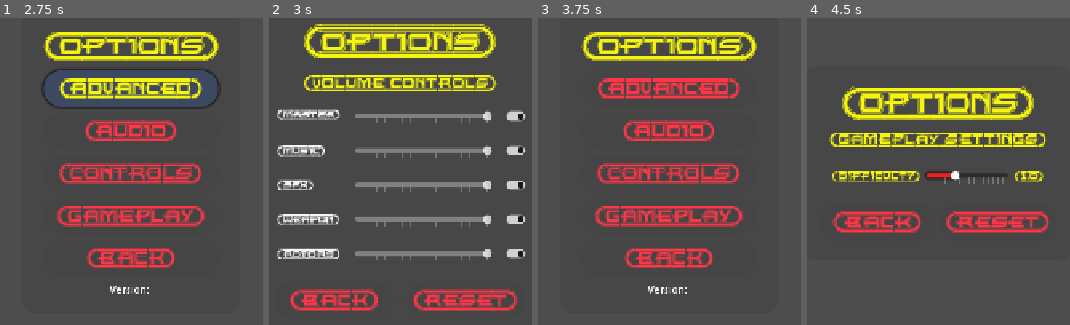
Above: before the commit, frames 1-4 (left to right).
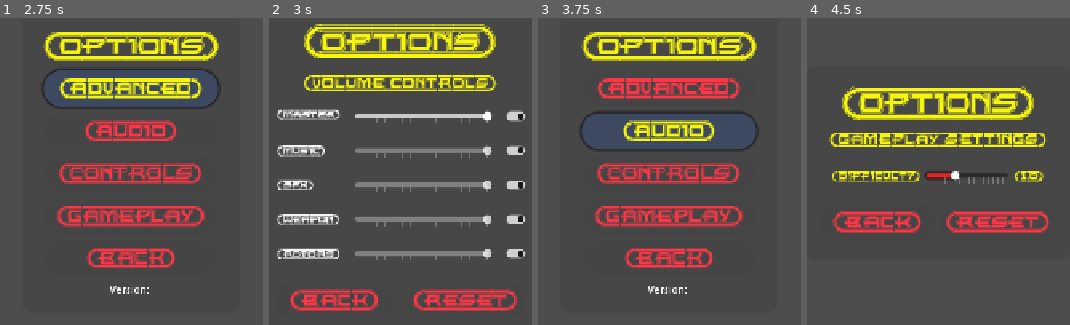
Above: after the commit, the same moments.

Repository: ikostan/SkyLockAssault
Game: Godot game, scene res://scenes/options_menu.tscn
The game is run twice, just before and just after one commit, with the same random seed, the same clock (stepped at 60 frames per second) and the same inputs. This scene is started directly instead of the project's main scene. Video files are missing from this copy of the repository; at most half a second of black plays in their place. Sound files missing from this copy of the repository are replaced by a short silence.
Inputs:
- Up to frame 1 (2.75 s): click "{ADVANCED}" at 0.5 s; click "INFO" at 1.25 s; click "{BACK}" at 2 s
- Up to frame 2 (3 s): click "{AUDIO}" at 2.75 s
- Up to frame 3 (3.75 s): click "{BACK}" at 3.5 s
- Up to frame 4 (4.5 s): click "{GAMEPLAY}" at 4.25 s

Frame 1 is identical in both runs. In frame 2, 0.7% of the frame differs, in the area x 32-85%, y 30-34%; in frame 3, 7.8%, in the area x 16-84%, y 30-43%; in frame 4, nothing differs.

Commit message:
Add rounded focus styles and audio focus fixes
Replace StyleBoxEmpty with StyleBoxFlat (rounded corners + shadow) for mute/focus visuals in volume control scenes and update theme references. Add explicit menu_controls and call to Globals.ensure_initial_focus in audio_settings.gd to prevent focus stealing. Restore focus correctly when returning from Audio Settings: call OptionsMenu.grab_focus_on_audio_settings_button or triple-deferred grab_focus on Main Menu's Start button. Implement grab_focus_on_audio_settings_button in options_menu.gd to centralize the focus behavior.

Diff:
--- a/scenes/volume_controls/master_volume_control.tscn
+++ b/scenes/volume_controls/master_volume_control.tscn
@@ -3,7 +3,12 @@
 [ext_resource type="FontFile" uid="uid://borwvgqdgawbj" path="res://files/fonts/EMPIREST.TTF" id="1_xrowc"]
 [ext_resource type="Script" uid="uid://8hd1kvmb5bt1" path="res://scripts/volume_slider.gd" id="2_xrowc"]
 
-[sub_resource type="StyleBoxEmpty" id="StyleBoxEmpty_e871p"]
+[sub_resource type="StyleBoxFlat" id="StyleBoxFlat_e871p"]
+corner_radius_top_left = 20
+corner_radius_top_right = 20
+corner_radius_bottom_right = 20
+corner_radius_bottom_left = 20
+shadow_size = 5
 
 [node name="Master" type="Control"]
 layout_mode = 3
@@ -45,7 +50,7 @@
 size_flags_horizontal = 10
 tooltip_text = "Mute all"
 focus_neighbor_left = NodePath("../HSlider")
-theme_override_styles/focus = SubResource("StyleBoxEmpty_e871p")
+theme_override_styles/focus = SubResource("StyleBoxFlat_e871p")
 button_pressed = true
 icon_alignment = 2
 vertical_icon_alignment = 0
--- a/scenes/volume_controls/music_volume_control.tscn
+++ b/scenes/volume_controls/music_volume_control.tscn
@@ -3,7 +3,12 @@
 [ext_resource type="FontFile" uid="uid://borwvgqdgawbj" path="res://files/fonts/EMPIREST.TTF" id="1_ami7e"]
 [ext_resource type="Script" uid="uid://8hd1kvmb5bt1" path="res://scripts/volume_slider.gd" id="2_ami7e"]
 
-[sub_resource type="StyleBoxEmpty" id="StyleBoxEmpty_xvh43"]
+[sub_resource type="StyleBoxFlat" id="StyleBoxFlat_xvh43"]
+corner_radius_top_left = 20
+corner_radius_top_right = 20
+corner_radius_bottom_right = 20
+corner_radius_bottom_left = 20
+shadow_size = 5
 
 [node name="Music" type="Control"]
 layout_mode = 3
@@ -47,7 +52,7 @@
 size_flags_horizontal = 10
 tooltip_text = "Mute Music"
 focus_neighbor_left = NodePath("../HSlider")
-theme_override_styles/focus = SubResource("StyleBoxEmpty_xvh43")
+theme_override_styles/focus = SubResource("StyleBoxFlat_xvh43")
 button_pressed = true
 icon_alignment = 2
 vertical_icon_alignment = 0
--- a/scenes/volume_controls/sfx_rotors_volume_control.tscn
+++ b/scenes/volume_controls/sfx_rotors_volume_control.tscn
@@ -3,7 +3,12 @@
 [ext_resource type="Script" uid="uid://8hd1kvmb5bt1" path="res://scripts/volume_slider.gd" id="1_1upbq"]
 [ext_resource type="FontFile" uid="uid://borwvgqdgawbj" path="res://files/fonts/EMPIREST.TTF" id="1_y238m"]
 
-[sub_resource type="StyleBoxEmpty" id="StyleBoxEmpty_y238m"]
+[sub_resource type="StyleBoxFlat" id="StyleBoxFlat_y238m"]
+corner_radius_top_left = 20
+corner_radius_top_right = 20
+corner_radius_bottom_right = 20
+corner_radius_bottom_left = 20
+shadow_size = 5
 
 [node name="SFXRotors" type="Control"]
 custom_minimum_size = Vector2(385, 24)
@@ -51,7 +56,7 @@
 size_flags_horizontal = 8
 tooltip_text = "Mute Rotors"
 focus_neighbor_left = NodePath("../HSlider")
-theme_override_styles/focus = SubResource("StyleBoxEmpty_y238m")
+theme_override_styles/focus = SubResource("StyleBoxFlat_y238m")
 button_pressed = true
 icon_alignment = 2
 vertical_icon_alignment = 0
--- a/scenes/volume_controls/sfx_volume_control.tscn
+++ b/scenes/volume_controls/sfx_volume_control.tscn
@@ -3,7 +3,12 @@
 [ext_resource type="FontFile" uid="uid://borwvgqdgawbj" path="res://files/fonts/EMPIREST.TTF" id="1_56yif"]
 [ext_resource type="Script" uid="uid://8hd1kvmb5bt1" path="res://scripts/volume_slider.gd" id="1_sfbgc"]
 
-[sub_resource type="StyleBoxEmpty" id="StyleBoxEmpty_56yif"]
+[sub_resource type="StyleBoxFlat" id="StyleBoxFlat_56yif"]
+corner_radius_top_left = 20
+corner_radius_top_right = 20
+corner_radius_bottom_right = 20
+corner_radius_bottom_left = 20
+shadow_size = 5
 
 [node name="SFX" type="Control"]
 layout_mode = 3
@@ -50,7 +55,7 @@
 size_flags_horizontal = 8
 tooltip_text = "Mute SFX"
 focus_neighbor_left = NodePath("../HSlider")
-theme_override_styles/focus = SubResource("StyleBoxEmpty_56yif")
+theme_override_styles/focus = SubResource("StyleBoxFlat_56yif")
 button_pressed = true
 icon_alignment = 2
 vertical_icon_alignment = 0
--- a/scenes/volume_controls/sfx_weapon_volume_control.tscn
+++ b/scenes/volume_controls/sfx_weapon_volume_control.tscn
@@ -3,7 +3,12 @@
 [ext_resource type="FontFile" uid="uid://borwvgqdgawbj" path="res://files/fonts/EMPIREST.TTF" id="1_jf57b"]
 [ext_resource type="Script" uid="uid://8hd1kvmb5bt1" path="res://scripts/volume_slider.gd" id="2_f8qnn"]
 
-[sub_resource type="StyleBoxEmpty" id="StyleBoxEmpty_jf57b"]
+[sub_resource type="StyleBoxFlat" id="StyleBoxFlat_jf57b"]
+corner_radius_top_left = 20
+corner_radius_top_right = 20
+corner_radius_bottom_right = 20
+corner_radius_bottom_left = 20
+shadow_size = 5
 
 [node name="SFXWeapon" type="Control"]
 custom_minimum_size = Vector2(400, 24)
@@ -51,7 +56,7 @@
 size_flags_horizontal = 8
 tooltip_text = "Mute Weapon"
 focus_neighbor_left = NodePath("../HSlider")
-theme_override_styles/focus = SubResource("StyleBoxEmpty_jf57b")
+theme_override_styles/focus = SubResource("StyleBoxFlat_jf57b")
 button_pressed = true
 icon_alignment = 2
 vertical_icon_alignment = 0
--- a/scripts/audio_settings.gd
+++ b/scripts/audio_settings.gd
@@ -197,6 +197,17 @@
 			_audio_reset_cb = _register_js_callback("_on_audio_reset_js", "audioResetPressed")
 			_sync_dom_ui()
 
+	# Define which controls are part of this menu to prevent focus stealing
+	var menu_controls: Array[Control] = [
+		master_slider, mute_master,
+		music_slider, mute_music,
+		sfx_slider, mute_sfx,
+		weapon_slider, mute_weapon,audio_back_button,
+		rotor_slider, mute_rotor,
+		audio_back_button, audio_reset_button
+	]
+	Globals.ensure_initial_focus(master_slider, menu_controls, "Audio Settings")
+
 
 ## Sync DOM overlays from Godot UI.
 ## :rtype: void
@@ -693,6 +704,19 @@
 			prev_menu.visible = true
 			Globals.log_message("Showing menu: " + prev_menu.name, Globals.LogLevel.DEBUG)
 			hidden_menu_found = true
+			# NEW: When returning from Key Mapping menu → focus the Key Mapping button in Options
+			if prev_menu is OptionsMenu:
+				(prev_menu as OptionsMenu).grab_focus_on_audio_settings_button()
+			# NEW: When returning to Main Menu → focus Start Game button
+			elif prev_menu.name == "Panel" or prev_menu is Panel:  # ← this is the fix
+				var start_button: Button = prev_menu.get_node_or_null("VBoxContainer/StartButton")
+				if is_instance_valid(start_button):
+					# Triple-deferred to be 100% sure after visibility change
+					start_button.call_deferred("call_deferred", "call_deferred", "grab_focus")
+					Globals.log_message(
+						"Focus restored to Start Game button (triple deferred)",
+						Globals.LogLevel.DEBUG
+					)
 	# Decoupled cleanup: Run if web and js_window available, but gate eval on js_bridge_wrapper
 	if os_wrapper.has_feature("web") and js_window:
 		if js_bridge_wrapper:  # Only toggle DOM if bridge is available (for eval)
--- a/scripts/options_menu.gd
+++ b/scripts/options_menu.gd
@@ -158,6 +158,23 @@
 	)
 
 
+## Called when returning from the Audio Settings menu.
+## Focuses the Audio Settings button using the same safe helper as everywhere else.
+func grab_focus_on_audio_settings_button() -> void:
+	Globals.ensure_initial_focus(
+		audio_settings_button,
+		[
+			advanced_settings_button,
+			audio_settings_button,
+			key_mapping_button,
+			gameplay_settings_button,
+			options_back_button
+		],
+		"Options Menu (returned from Audio Options)"
+	)
+
+
+
 func _grab_first_button_focus() -> void:
 	## Finds the first visible/enabled Button in the container and hands it
 	## to the centralized focus helper. The helper will decide whether to
